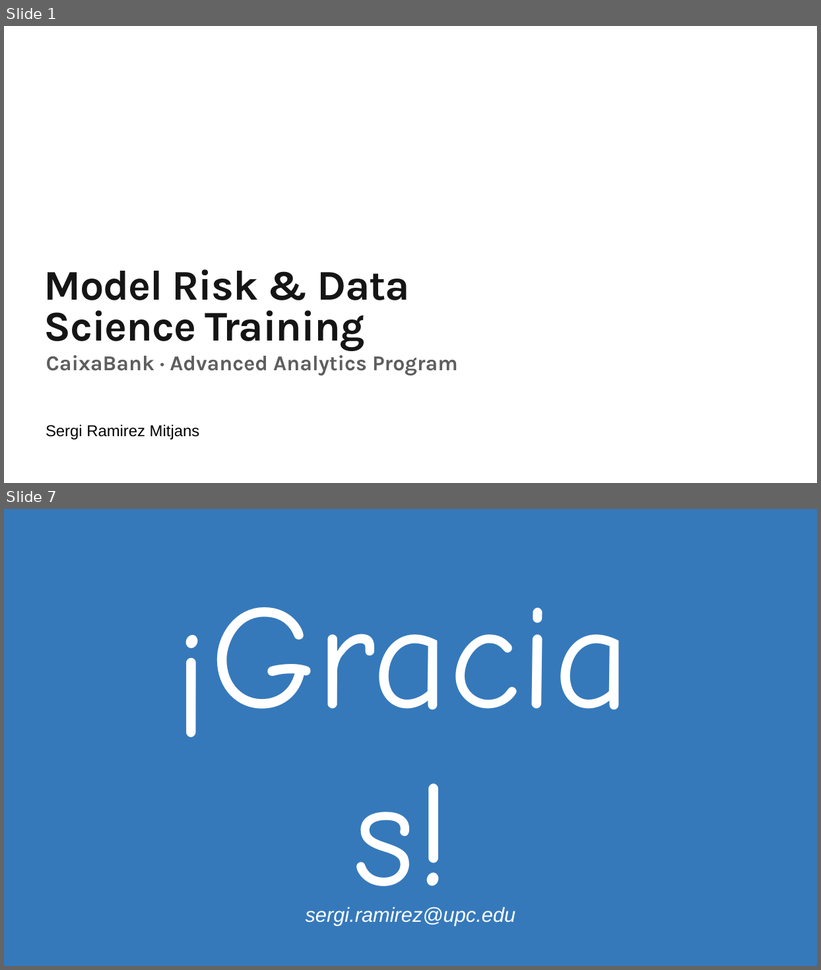
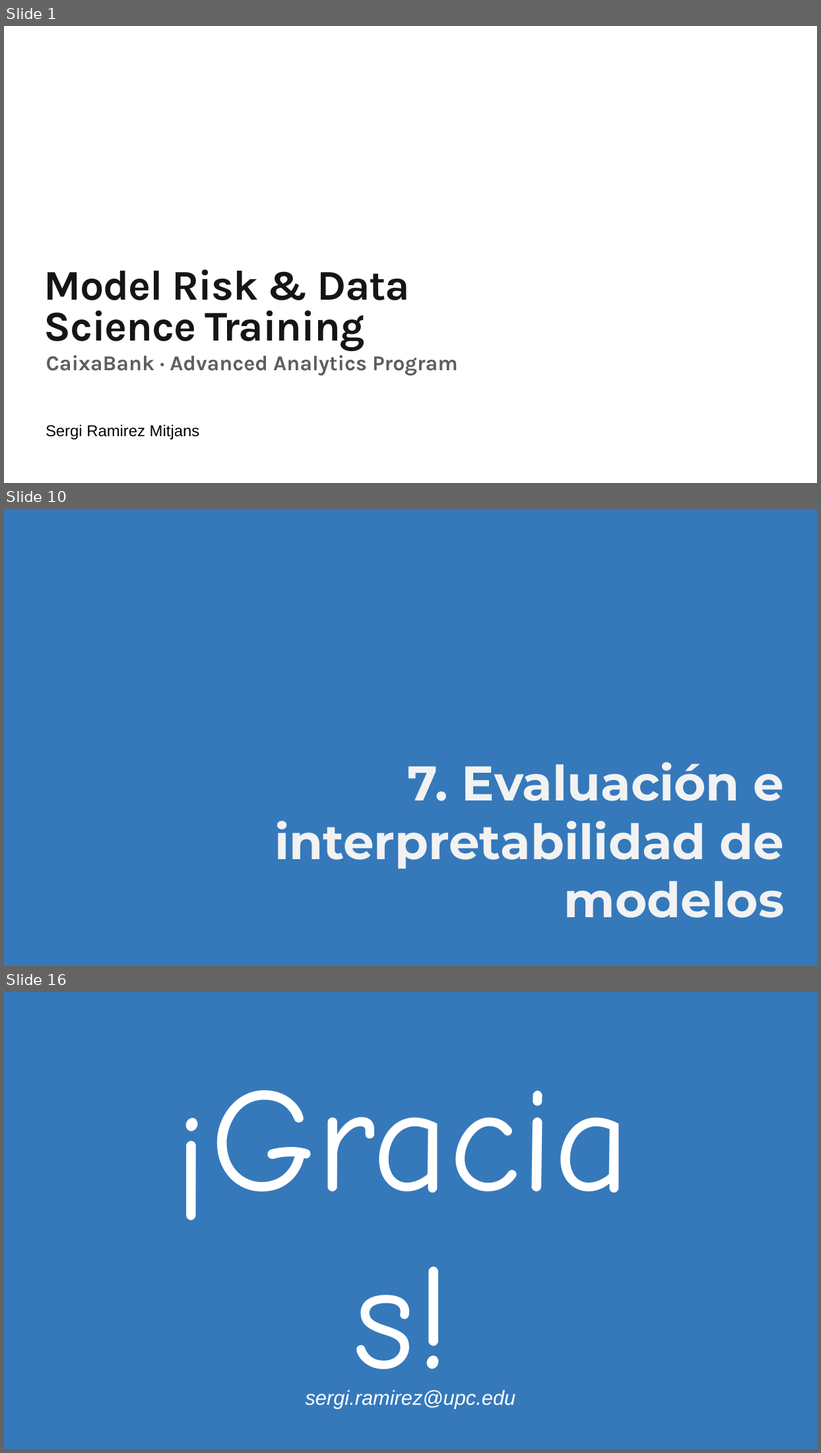
Before and after one commit to ramitjansIA/caixabank_formacion, a slide deck: 26Workshop.pptx. Shown one above the other, each under a label of ours: slides 1 and 7 before the commit, slides 1, 10 and 16 after it; the slides between them are not shown. The pictures are 821x970 and 821x1453 pixels, drawn with LibreOffice and Linux fonts; fonts in the diff are those of the drawing; background and template pictures are left out. Boxes give left, top, right and bottom in pixels: in the first picture for what was removed or moved away, otherwise in the second. Text is boxed around its words. In the diff, an @@ line names an element or a change of style, - is before the commit and + after.

```diff
--- a/26Workshop.pptx
+++ b/26Workshop.pptx
@@ slide 10 added at (x1=4, y1=509, x2=817, y2=966), background #3579BB @@
@@ text added at (x1=52, y1=638, x2=115, y2=696), 88 pt, text #3479BB, bold @@
+1.
@@ text added at (x1=275, y1=762, x2=785, y2=918), 115 pt, text #F2F2F2, bold @@
+7. Evaluación e interpretabilidad de modelos
@@ what was slide 7 is now slide 16 @@
```
Also in this commit, not shown: 1 slide changed, 13 other slides added, 4 slides removed.
